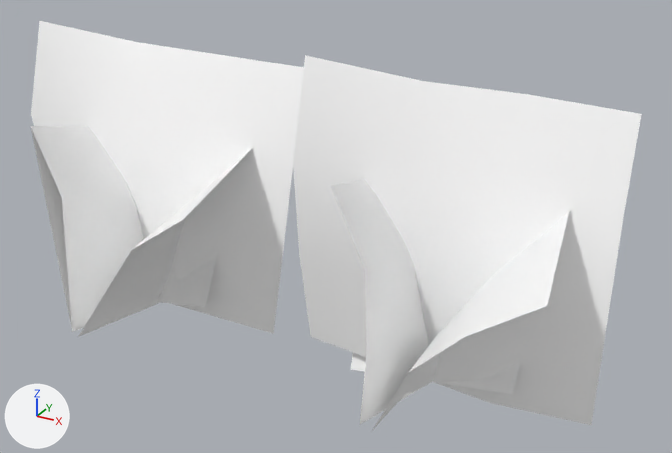
One commit to the FBX model VRPO/Assets/Resources/3D Joseph/LOD Models/Shrub LOD-L.fbx: the scene before it, then after it.
Rendered twice from a 50 mm lens placed at (11.19, -11.69, 3.36), pointed at (8.43, -6.67, 0.86). Arrows for +X, +Y and +Z are at lower left; the lights stay in place. Where no turn or scale is listed for an object, it has been applied to the vertices.

Objects in the first picture: 'Shrub', 'Shrub1'.
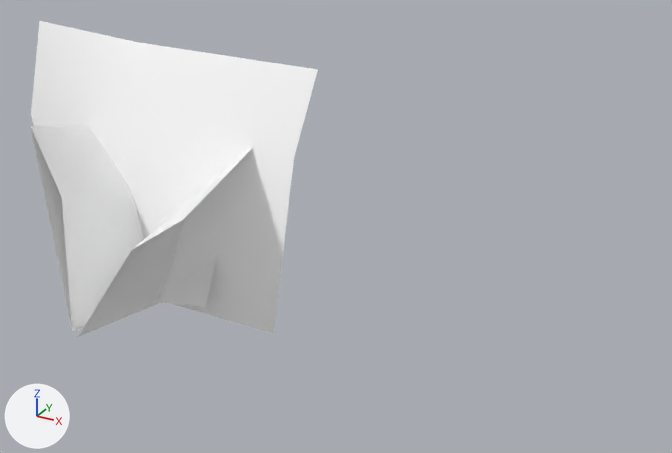
Pixel boxes [x1, y1, x2, y2] of what changed, in the pictures (672 x 453 px):
```json
{"object": "Shrub", "change": "deleted", "before": [293, 55, 642, 432]}
```

Scene script edits in JSON lines:
```json
{"op": "remove", "block": "ob_shrub", "code": ["ob_shrub = bpy.data.objects.new('Shrub', me_mesh)", "ob_shrub.location = (9.316, -6.883, 0.01)"]}
```
